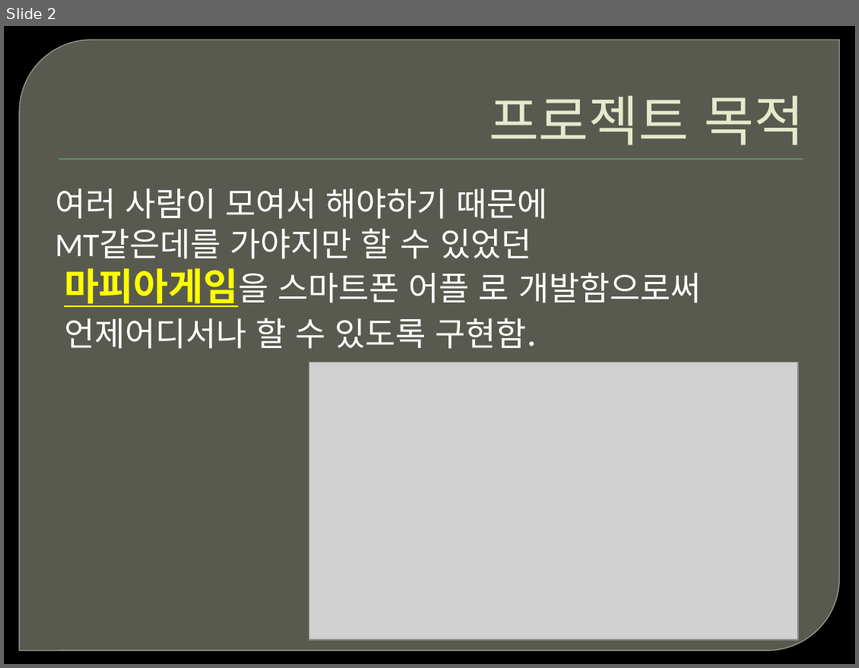
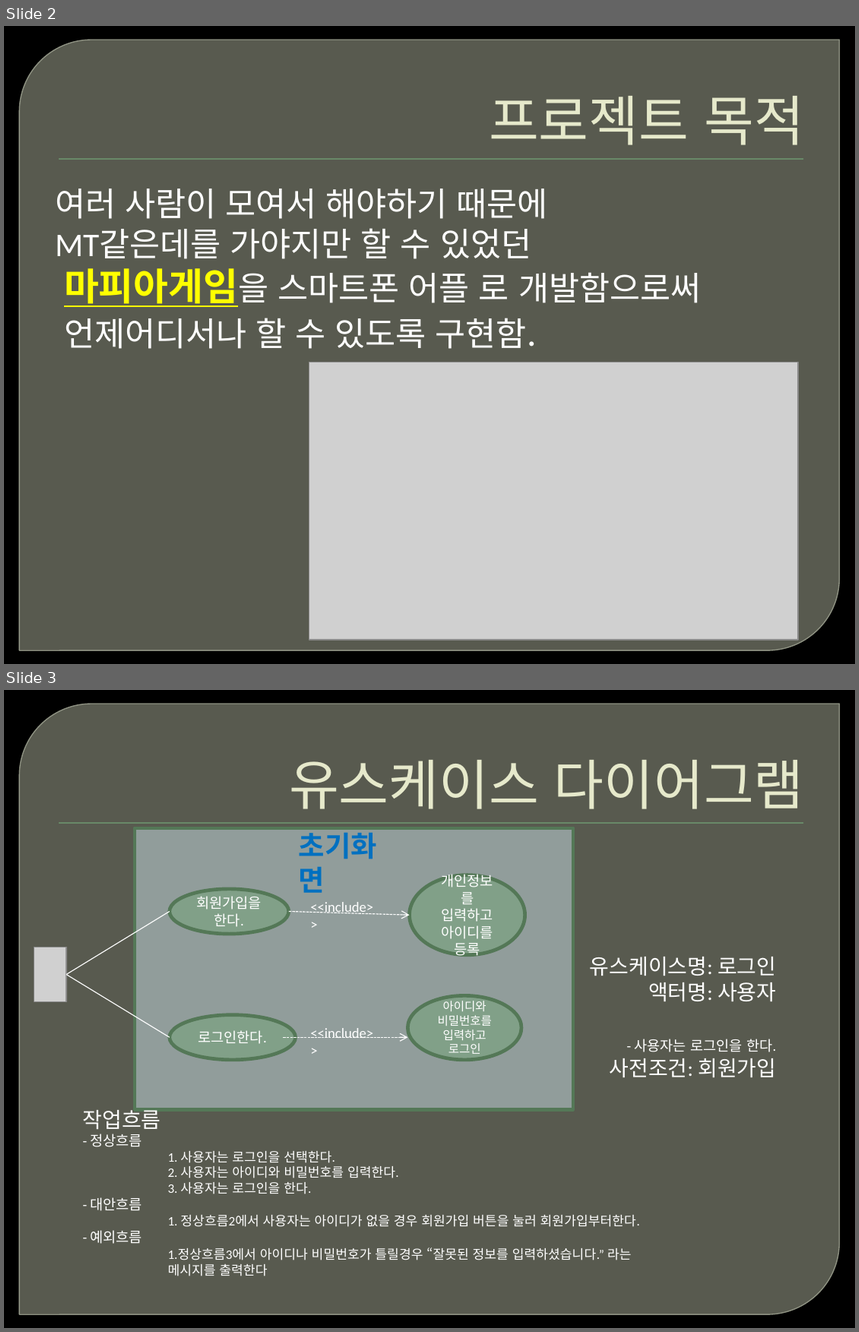
Before and after one commit to ofkdw/DreamWare, a slide deck: Document/final_repote.pptx. Shown one above the other, each under a label of ours: slide 2 before the commit, slides 2 and 3 after it. The pictures are 859x668 and 859x1332 pixels, drawn with LibreOffice and Linux fonts; fonts in the diff are those of the drawing; grey boxes stand for pictures; background and template pictures are left out. Boxes give left, top, right and bottom in pixels: in the first picture for what was removed or moved away, otherwise in the second. Text is boxed around its words. In the diff, an @@ line names an element or a change of style, - is before the commit and + after.

```diff
--- a/Document/final_repote.pptx
+++ b/Document/final_repote.pptx
@@ slide 3 added at (x1=4, y1=690, x2=855, y2=1328), background picture (left out); not listed: 2 template elements that a slide beside it also shows @@
@@ title added at (x1=289, y1=760, x2=804, y2=809), 46 pt, text #E7EACB @@
+유스케이스 다이어그램
@@ text added at (x1=83, y1=957, x2=776, y2=1277), 11 pt, text #FFFFFF @@
+유스케이스명: 로그인
+액터명: 사용자
+- 사용자는 로그인을 한다.
+사전조건: 회원가입
+작업흐름
+- 정상흐름
+1. 사용자는 로그인을 선택한다.
+2. 사용자는 아이디와 비밀번호를 입력한다.
+3. 사용자는 로그인을 한다.
+- 대안흐름
+1. 정상흐름2에서 사용자는 아이디가 없을 경우 회원가입 버튼을 눌러 회원가입부터한다.
+- 예외흐름
+1.정상흐름3에서 아이디나 비밀번호가 틀릴경우 “잘못된 정보를 입력하셨습니다.” 라는
+메시지를 출력한다
@@ group added at (x1=34, y1=828, x2=573, y2=1110): 4 ellipses, 3 texts, 2 arrows, 2 lines, 1 picture, 1 rectangle @@
+회원가입을 한다.
+로그인한다.
+초기화면
+개인정보를 입력하고 아이디를 등록
+아이디와 비밀번호를 입력하고 로그인
+<<include>>
+<<include>>
```
Also in this commit, not shown: 8 other slides added, 1 slide removed, 1 other file.
